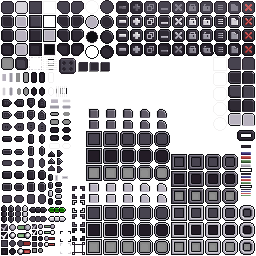
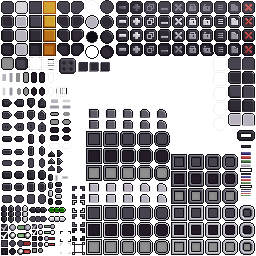
Revision of a layered 256×256 image; what changed, layer by layer:
added layer "Layer 4" above "Layer 3" over (43, 1, 56, 56)
